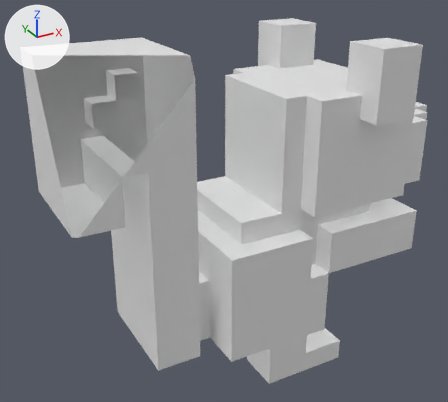
Two versions of the FBX model Assets/Meshes/SM_Squirrel_Animation00_Frame_00.fbx, one commit apart.
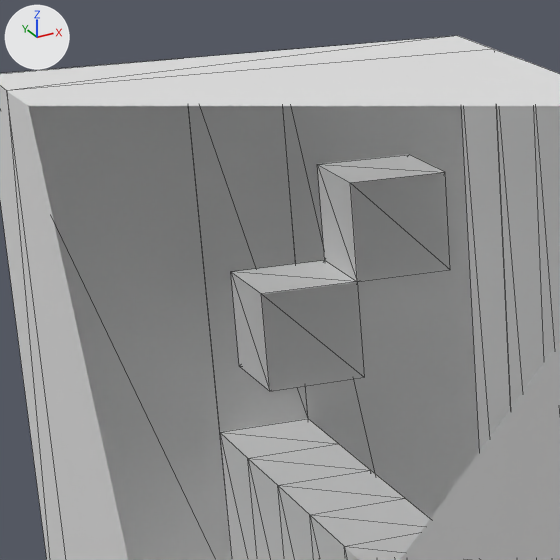
Old and new are each drawn whole from a 50 mm lens placed at (-1.583, -2.301, 1.919), pointed at (-0.299, 0.033, 0.752) and again close up on the part from 5% to 38% of the width and 7% to 43% of the height. Every picture has the same lights, and +X, +Y and +Z are marked at upper left. The last two pictures show the newer version. The close-ups show mesh edges as thin lines. Everything nearer to the camera than a plane just in front of the edit is cut away. Where no turn or scale is listed for an object, it has been applied to the vertices. Vertices at exactly the same position are counted once.

Names of what the first close-up shows: 'Squirrel_Animation00_Frame_00'.
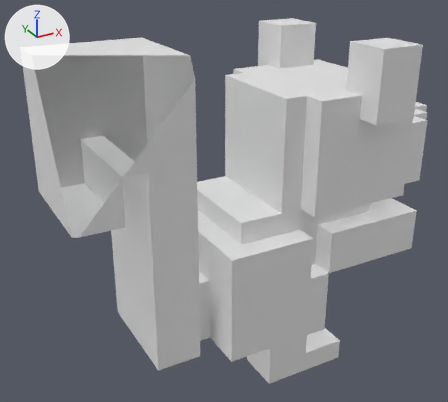
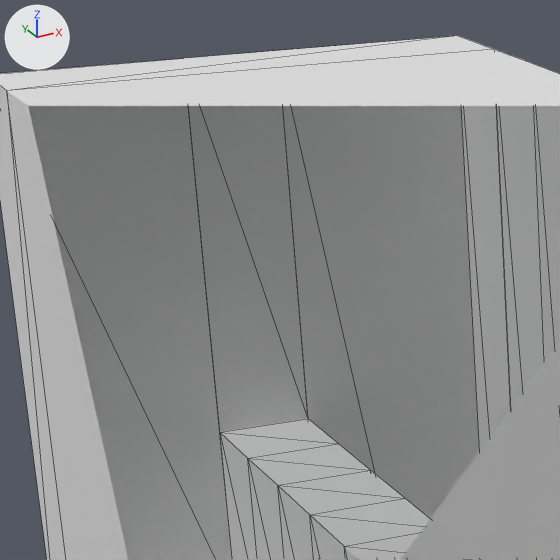
The newer file is also turned or shifted as a whole; pictures and numbers use the older file's frame.

Diff of the bpy script that builds the scene:
```diff
--- a/Assets/Meshes/SM_Squirrel_Animation00_Frame_00.fbx.py
+++ b/Assets/Meshes/SM_Squirrel_Animation00_Frame_00.fbx.py
@@ me_sm_squirrel_animation00_frame_00 @@
 # used by ob_squirrel_animation00_frame_00; location = (0.0, 0.0, 0.0)
-me_sm_squirrel_animation00_frame_00.from_pydata(...)  # 356 vertices, 572 faces; spans x -1.1..0.8, y -0.5..0.4, z 0.0..1.5
+me_sm_squirrel_animation00_frame_00.from_pydata(...)  # 342 vertices, 548 faces; spans x -1.1..0.8, y -0.5..0.4, z 0.0..1.5
+# me_sm_squirrel_animation00_frame_00 part 1: the loose piece of 14 vertices spanning x -0.9..-0.7, y 0.0..0.1, z 1.2..1.4 is deleted
```

Changed parts and their boxes [x1, y1, x2, y2] in the close-ups (560 x 560 px):
part 1 of me_sm_squirrel_animation00_frame_00, deleted
    before: [231, 155, 450, 391]
